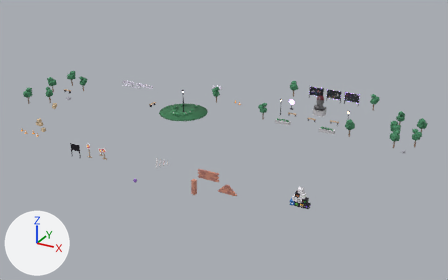
The Blender file assets/blender/outside.blend: old version first, new version second.
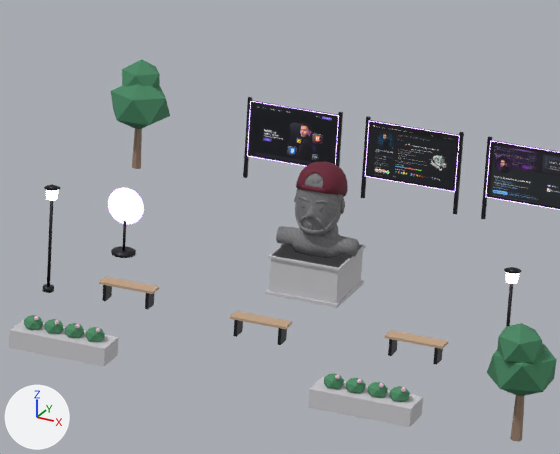
The first picture shows the older version from a 50 mm lens placed at (62.4, -93.5, 37.1), pointed at (19.6, -15.7, -1.8). The close-ups show the older and then the newer version on the part from 61% to 79% of the width and 26% to 49% of the height of that picture. Only the edits that show in the close-ups are written down. Arrows for +X, +Y and +Z are at lower left; the lights stay in place.

Objects in the first close-up: 'Bench_0', 'Bench_1', 'Bench_2', 'BustPedestal', 'BustStone', 'Planter_0_Box', 'Planter_1_Box', 'SignImage_GitHub', 'SignImage_LinkedIn', 'SignImage_Portfolio', 'Tree_11', 'Tree_14' and 33 more.
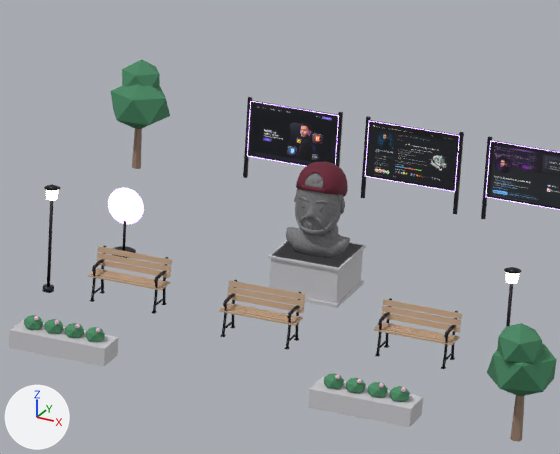
Diff of the bpy script that builds the scene:
```diff
--- a/assets/blender/outside.blend.py
+++ b/assets/blender/outside.blend.py
@@ me_decor_bench @@
 # used by ob_bench_0; parent = ob_decor; location = (30.2, -5.85, -0.12)
-me_decor_bench.from_pydata(...)  # 24 vertices, 18 faces; spans x -0.7..0.7, y -0.2..0.2, z 0.0..0.48
+me_decor_bench.from_pydata(...)  # 336 vertices, 252 faces; spans x -0.95..0.95, y -0.36..0.36, z 0.0..1.204
+# me_decor_bench part 1: a new loose piece, a box spanning x -0.95..0.95, y -0.27..-0.185, z 0.583..0.618, in mat_benchwood (beige #c4a486)
+# me_decor_bench part 2: a new loose piece, a box spanning x -0.95..0.95, y -0.164..-0.079, z 0.595..0.63, in mat_benchwood (beige #c4a486)
+# me_decor_bench part 3: a new loose piece, a box spanning x -0.95..0.95, y -0.058..0.027, z 0.595..0.63, in mat_benchwood (beige #c4a486)
+# me_decor_bench part 4: a new loose piece, a box spanning x -0.95..0.95, y 0.049..0.134, z 0.595..0.63, in mat_benchwood (beige #c4a486)
+# me_decor_bench part 5: a new loose piece, a box spanning x -0.95..0.95, y 0.155..0.24, z 0.595..0.63, in mat_benchwood (beige #c4a486)
+# me_decor_bench part 6: a new loose piece, a box spanning x -0.817..-0.783, y -0.2..0.2, z 0.153..0.188, in mat_signframe (black #27242d)
+# me_decor_bench part 7: a new loose piece, a box spanning x 0.783..0.817, y -0.2..0.2, z 0.153..0.188, in mat_signframe (black #27242d)
+# me_decor_bench part 8: the loose piece of 8 vertices spanning x -0.7..0.7, y -0.2..0.2, z 0.42..0.48 is deleted
+# me_decor_bench part 9: the loose piece of 8 vertices spanning x -0.59..-0.51, y -0.18..0.18, z 0.0..0.42 is deleted
+# me_decor_bench part 10: the loose piece of 8 vertices spanning x 0.51..0.59, y -0.18..0.18, z 0.0..0.42 is deleted
+# me_decor_bench part 11: 232 vertices added at x -0.95..0.95, y -0.337..0.357, z 0.015..1.204
+# me_decor_bench part 12: the surface is now shaded smooth
+# other edits to the shape of me_decor_bench do not show in these pictures
 me_decor_bench.materials.append(mat_benchwood)
```

What differs and where, as boxes (x1, y1, x2, y2) in the close-ups (560 x 454 px):
'Bench_2', reshaped (39% wider, 100% taller): before (385, 330, 448, 365); after (374, 298, 462, 369)
'Bench_0', reshaped (40% wider, 100% taller): before (230, 311, 292, 345); after (219, 280, 306, 349)
'Bench_1', reshaped (39% wider, 106% taller): before (99, 276, 159, 309); after (88, 245, 172, 314)
part 1 of me_decor_bench, added: after (88, 274, 453, 345)
part 2 of me_decor_bench, added: after (90, 272, 455, 343)
part 3 of me_decor_bench, added: after (92, 271, 457, 342)
part 4 of me_decor_bench, added: after (96, 270, 458, 340)
part 5 of me_decor_bench, added: after (96, 268, 460, 339)
part 6 of me_decor_bench, added: after (94, 287, 386, 348)
part 7 of me_decor_bench, added: after (156, 299, 452, 360)
part 8 of me_decor_bench, deleted: before (99, 276, 448, 349)
part 9 of me_decor_bench, deleted: before (102, 285, 397, 356)
part 10 of me_decor_bench, deleted: before (145, 293, 443, 365)
part 11 of me_decor_bench, added: after (91, 245, 462, 368)
